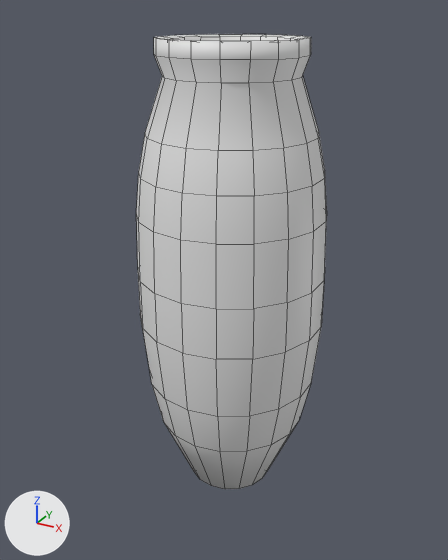
What one commit did to the FBX model Assets/Art/Meshes/SM_PotAndVase.fbx.
Before and after are seen from a camera (50 mm lens) standing at (0.396, -0.763, 0.705) and looking at (-0.032, 0.014, 0.317). Arrows for +X, +Y and +Z are at lower left; the lights stay in place. Mesh edges are drawn as thin lines. Materials are left out; every surface is plain grey. Where no turn or scale is listed for an object, it has been applied to the vertices.

Names of what the first picture shows: 'SM_Vase1'.
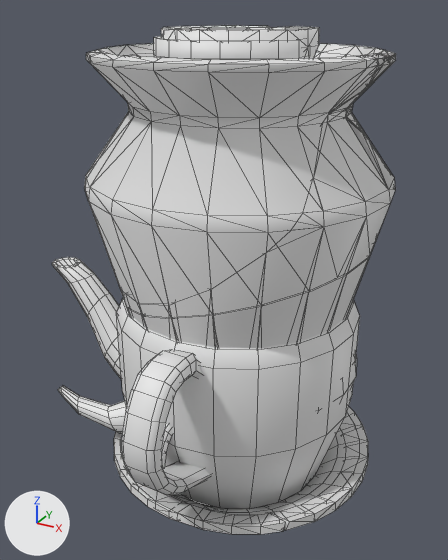
Boxes (x1, y1, x2, y2) around the edits, measured in the pictures (448 x 560 px):
'SM_Vase2', added
    after: (84, 43, 394, 323)
'SM_ElephantPot1', added
    after: (52, 257, 360, 509)
'SM_Vase2_1_Shard3', added
    after: (127, 258, 369, 348)
'SM_Plate1', added
    after: (114, 413, 360, 524)
'SM_Vase1_Shard2', mesh rescaled (not visible before)
    after: (161, 25, 319, 58)
'SM_Plate1_Shard1', added
    after: (120, 435, 286, 534)
'SM_Plate1_Shard2', added
    after: (257, 407, 368, 530)
'SM_Vase2_1_Shard1', added
    after: (108, 43, 395, 274)
'SM_Vase2_2_Shard4', added
    after: (329, 68, 392, 297)
'SM_Vase2_2_Shard1', added
    after: (347, 48, 396, 136)
'SM_ElephantCup1', added
    after: (161, 423, 173, 468)
'SM_Vase3', added
    after: (338, 356, 357, 399)
'SM_Vase2_2_Shard2', added
    after: (99, 45, 136, 56)
'SM_Vase2_1_Shard2', added
    after: (317, 43, 395, 80)
'SM_Vase1', unchanged, covered by the edit
    before: (136, 34, 327, 489)
    after: (154, 36, 310, 59)

The change, as a diff of the scene's bpy script:
```diff
--- a/Assets/Art/Meshes/SM_PotAndVase.fbx.py
+++ b/Assets/Art/Meshes/SM_PotAndVase.fbx.py
@@ me_sm_pottery_1_cell_004 @@
 me_sm_pottery_1_cell_004.from_pydata(...)  # 236 vertices, 472 faces; spans x -0.099..0.097, y -0.099..0.073, z 0.172..0.488
+# me_sm_pottery_1_cell_004 part 1: the whole mesh is scaled about its middle by 1.4, then moved by (0.0, -0.005, 0.131)
@@ ob_sm_vase2_1_shard1 @@
+ob_sm_vase2_1_shard1 = bpy.data.objects.new('SM_Vase2_1_Shard1', me_cylinder_003_cell_001)  # 229 vertices, 458 faces; spans x -0.215..0.215, y -0.215..0.206, z 0.303..0.656
+ob_sm_vase2_1_shard1.location = (0.0, 0.0, 0.0)
@@ ob_sm_vase2_2_shard4 @@
+ob_sm_vase2_2_shard4 = bpy.data.objects.new('SM_Vase2_2_Shard4', me_cylinder_003_cell_008)  # 125 vertices, 249 faces; spans x -0.158..0.215, y -0.186..0.16, z 0.007..0.653
+ob_sm_vase2_2_shard4.location = (0.0, 0.0, 0.0)
@@ ob_sm_vase2_1_shard2 @@
+ob_sm_vase2_1_shard2 = bpy.data.objects.new('SM_Vase2_1_Shard2', me_cylinder_003_cell_000)  # 108 vertices, 212 faces; spans x -0.163..0.197, y -0.034..0.215, z 0.433..0.656
+ob_sm_vase2_1_shard2.location = (0.0, 0.0, 0.0)
@@ ob_sm_elephantpot1 @@
+ob_sm_elephantpot1 = bpy.data.objects.new('SM_ElephantPot1', me_cylinder_012)  # 685 vertices, 665 faces; spans x -0.368..0.184, y -0.293..0.295, z 0.0..0.422
+ob_sm_elephantpot1.location = (0.0, 0.0, 0.0)
@@ ob_sm_vase2 @@
+ob_sm_vase2 = bpy.data.objects.new('SM_Vase2', me_cylinder_006)  # 281 vertices, 281 faces; spans x -0.215..0.215, y -0.215..0.215, z 0.0..0.656
+ob_sm_vase2.location = (0.0, 0.0, 0.0)
@@ ob_sm_plate1 @@
+ob_sm_plate1 = bpy.data.objects.new('SM_Plate1', me_circle_004)  # 194 vertices, 224 faces; spans x -0.206..0.206, y -0.206..0.206, z 0.0..0.049
+ob_sm_plate1.location = (0.0, 0.0, 0.0)
@@ ob_sm_plate1_shard2 @@
+ob_sm_plate1_shard2 = bpy.data.objects.new('SM_Plate1_Shard2', me_sm_plate2_001_cell_002)  # 130 vertices, 256 faces; spans x -0.184..0.22, y -0.149..0.206, z 0.0..0.052
+ob_sm_plate1_shard2.location = (0.0, 0.0, 0.0)
@@ ob_sm_vase3 @@
+ob_sm_vase3 = bpy.data.objects.new('SM_Vase3', me_cylinder_019)  # 478 vertices, 498 faces; spans x -0.172..0.184, y -0.167..0.189, z -0.005..0.516
+ob_sm_vase3.location = (0.0, 0.0, 0.0)
@@ ob_sm_plate1_shard1 @@
+ob_sm_plate1_shard1 = bpy.data.objects.new('SM_Plate1_Shard1', me_sm_plate2_001_cell_000)  # 88 vertices, 172 faces; spans x -0.192..0.155, y -0.206..0.053, z 0.0..0.051
+ob_sm_plate1_shard1.location = (0.0, 0.0, 0.0)
@@ ob_sm_vase2_2_shard2 @@
+ob_sm_vase2_2_shard2 = bpy.data.objects.new('SM_Vase2_2_Shard2', me_cylinder_003_cell_006)  # 74 vertices, 144 faces; spans x -0.215..-0.103, y -0.149..0.123, z 0.399..0.656
+ob_sm_vase2_2_shard2.location = (0.0, 0.0, 0.0)
@@ ob_sm_vase2_2_shard1 @@
+ob_sm_vase2_2_shard1 = bpy.data.objects.new('SM_Vase2_2_Shard1', me_cylinder_003_cell_003)  # 155 vertices, 306 faces; spans x -0.207..0.197, y -0.109..0.215, z 0.188..0.656
+ob_sm_vase2_2_shard1.location = (0.0, 0.0, 0.0)
@@ ob_sm_elephantcup1 @@
+ob_sm_elephantcup1 = bpy.data.objects.new('SM_ElephantCup1', me_cylinder_010)  # 717 vertices, 720 faces; spans x -0.184..0.13, y -0.214..0.21, z 0.0..0.187
+ob_sm_elephantcup1.location = (0.0, 0.0, 0.0)
@@ ob_sm_vase2_1_shard3 @@
+ob_sm_vase2_1_shard3 = bpy.data.objects.new('SM_Vase2_1_Shard3', me_cylinder_003_cell_005)  # 110 vertices, 216 faces; spans x -0.17..0.195, y -0.181..0.183, z 0.0..0.402
+ob_sm_vase2_1_shard3.location = (0.0, 0.0, 0.0)
```
